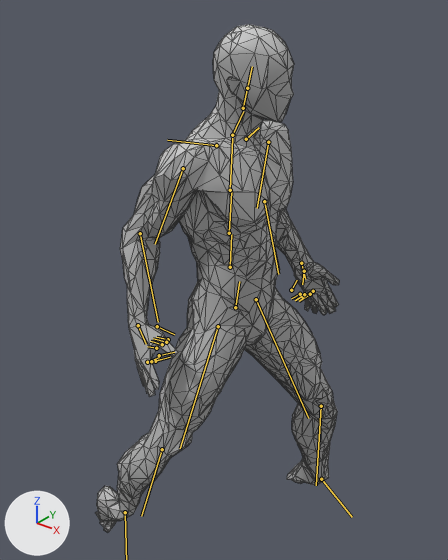
A saved change to the glTF model assets/models/personaje/narrativo/protagonista.glb.
Both versions are drawn from a camera (50 mm lens) standing at (0.982, -1.284, 1.837) and looking at (-0.1, 0.069, 0.998). The axes (+X, +Y, +Z) are drawn at lower left. The lights are the same throughout. The older version comes first. Both versions are drawn at frame 0 of the action 'bloquear'; the numbers are the values there. The bones that change, and the others that lie on the model, are drawn over the model as lines. Mesh edges are drawn as thin lines.

The first picture shows 'cuerpo'.
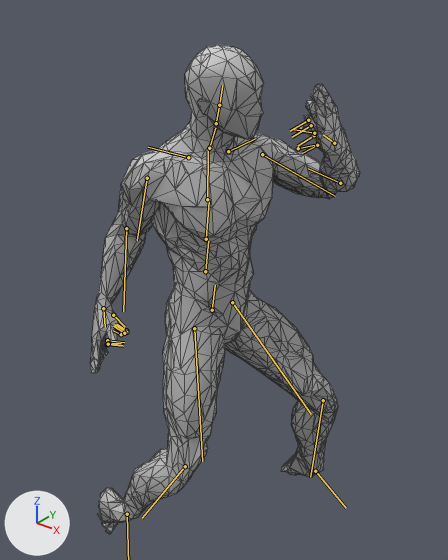
Changed parts and their boxes (x1, y1, x2, y2) in the pictures (448 x 560 px):
'cuerpo', posed (11% wider): before (95, 24, 339, 532); after (90, 45, 360, 534)
bone 'pelvis', root to tip: before (235, 307) to (239, 281); after (212, 310) to (215, 285)
bone 'spine_01', root to tip: before (230, 267) to (231, 234); after (205, 271) to (208, 240)
bone 'spine_02', root to tip: before (229, 233) to (231, 191); after (206, 239) to (209, 201)
bone 'spine_03', root to tip: before (230, 190) to (232, 138); after (207, 199) to (208, 151)
bone 'neck_01', root to tip: before (232, 135) to (243, 111); after (209, 148) to (215, 128)
bone 'head', root to tip: before (243, 108) to (247, 87); after (216, 123) to (219, 105)
bone 'upperarm_l', root to tip: before (268, 142) to (257, 208); after (262, 154) to (335, 196)
bone 'lowerarm_l', root to tip: before (264, 201) to (278, 274); after (340, 183) to (308, 168)
bone 'upperarm_r', root to tip: before (183, 168) to (155, 244); after (147, 178) to (137, 240)
bone 'lowerarm_r', root to tip: before (140, 233) to (158, 322); after (126, 228) to (123, 311)
bone 'thigh_l', root to tip: before (256, 299) to (308, 418); after (232, 302) to (311, 414)
bone 'calf_l', root to tip: before (321, 406) to (316, 485); after (323, 400) to (310, 477)
bone 'foot_l', root to tip: before (321, 479) to (352, 517); after (315, 471) to (346, 508)
bone 'thigh_r', root to tip: before (218, 326) to (180, 448); after (194, 328) to (202, 461)
bone 'calf_r', root to tip: before (162, 449) to (141, 516); after (185, 466) to (142, 518)

The change in detail:
Bone 'pelvis' (bone_pelvis) moves from (0.02, 0.009, 0.09) to (0.0, -0.047, 0.008).
Bone 'pelvis' (bone_pelvis) turns from (1, 0, 0) to (0, 0, 0) degrees about its own x, y and z.
Bone 'spine_01' (bone_spine_01) turns from (0, 0, 0) to (6, 0, -1) degrees about its own x, y and z.
Bone 'spine_02' (bone_spine_02) turns from (0, 0, 0) to (0, -5, 2) degrees about its own x, y and z.
Bone 'spine_03' (bone_spine_03) turns from (0, 0, 0) to (-1, -14, 3) degrees about its own x, y and z.
Bone 'neck_01' (bone_neck_01) turns from (0, 0, 0) to (0, 9, -3) degrees about its own x, y and z.
Bone 'head' (bone_head) turns from (9, 11, 1) to (9, 20, -2) degrees about its own x, y and z.
Bone 'upperarm_l' (bone_upperarm_l) turns from (-16, -18, 6) to (28, 10, 75) degrees about its own x, y and z.
Bone 'lowerarm_l' (bone_lowerarm_l) turns from (41, -2, 12) to (127, -22, -23) degrees about its own x, y and z.
Bone 'upperarm_r' (bone_upperarm_r) turns from (-34, 6, -11) to (-34, 7, -9) degrees about its own x, y and z.
Bone 'lowerarm_r' (bone_lowerarm_r) turns from (52, 2, -9) to (52, 15, -7) degrees about its own x, y and z.
Bone 'thigh_l' (bone_thigh_l) turns from (-24, 0, -15) to (-37, 0, -20) degrees about its own x, y and z.
Bone 'calf_l' (bone_calf_l) turns from (24, -2, 2) to (43, -5, 3) degrees about its own x, y and z.
Bone 'foot_l' (bone_foot_l) turns from (117, -10, -5) to (112, -11, -4) degrees about its own x, y and z.
Bone 'thigh_r' (bone_thigh_r) turns from (7, 0, 16) to (-10, -3, 7) degrees about its own x, y and z.
Bone 'calf_r' (bone_calf_r) turns from (19, 1, 0) to (30, -6, 27) degrees about its own x, y and z.
Bone 'foot_r' (bone_foot_r) turns from (85, -34, -34) to (72, -32, -23) degrees about its own x, y and z.
